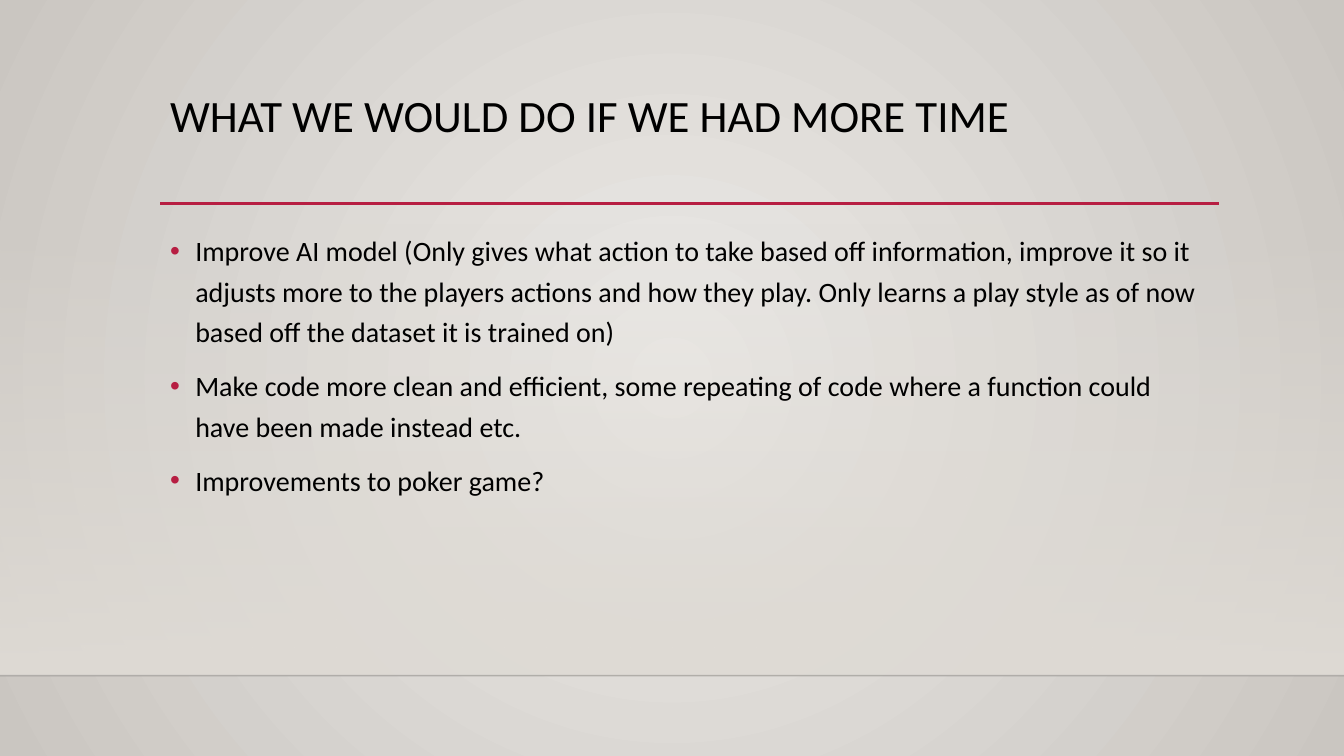
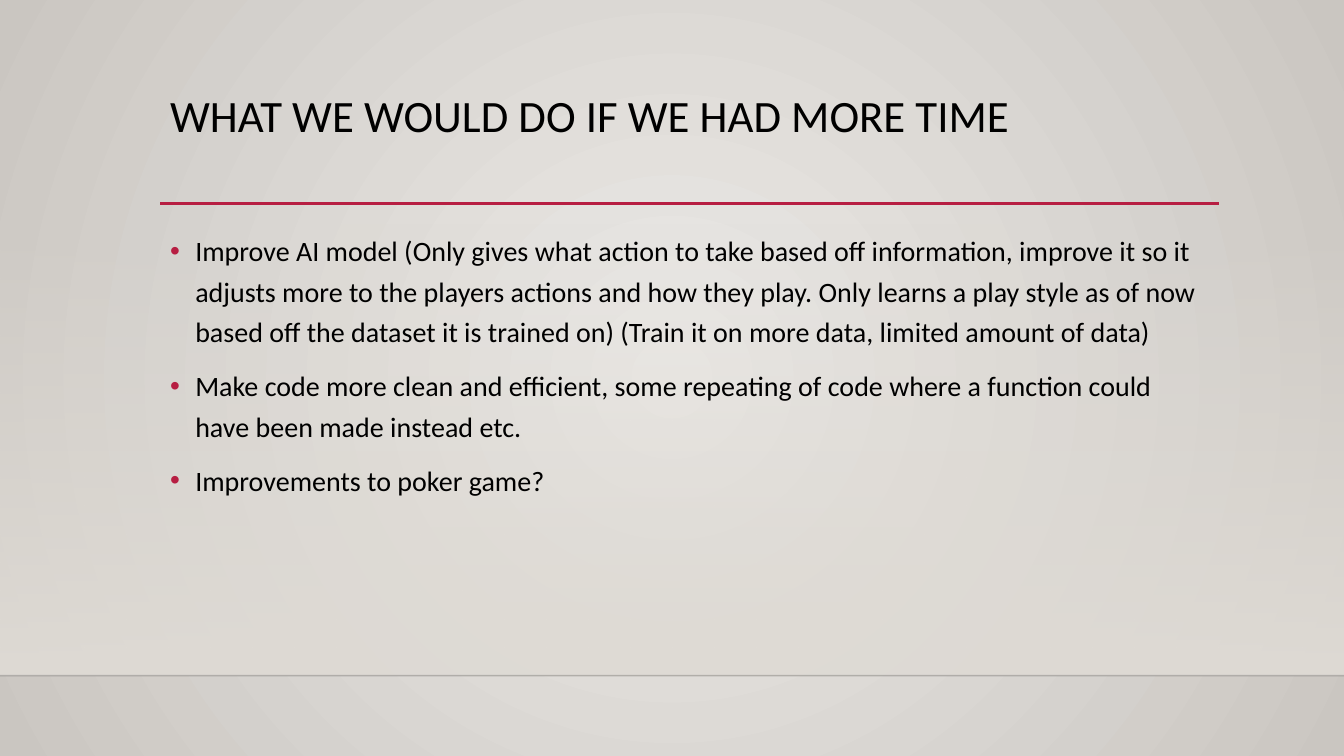
Before and after one commit to Tilley02/Poker-AI, a slide deck: slide 5 of powerpoint/poker ai presentation.pptx. Drawn at 1344x756 pixels with LibreOffice and Linux fonts; fonts in the diff are those of the drawing; background and template pictures are left out. Boxes give left, top, right and bottom in pixels: in the first picture for what was removed or moved away, otherwise in the second. Text is boxed around its words. In the diff, an @@ line names an element or a change of style, - is before the commit and + after.

Commit message:
Added more

```diff
--- a/powerpoint/poker ai presentation.pptx
+++ b/powerpoint/poker ai presentation.pptx
@@ text at (195, 240, 1195, 346): text changed @@
-• Improve AI model (Only gives what action to take based off information, improve it so it adjusts more to the players actions and how they play. Only learns a play style as of now based off the dataset it is trained on)
+• Improve AI model (Only gives what action to take based off information, improve it so it adjusts more to the players actions and how they play. Only learns a play style as of now based off the dataset it is trained on) (Train it on more data, limited amount of data)
```
